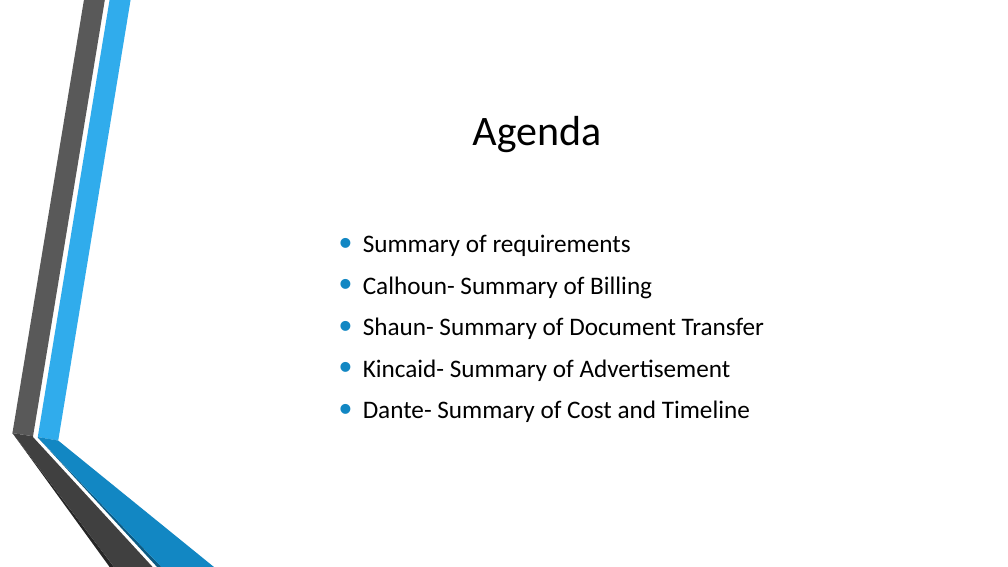
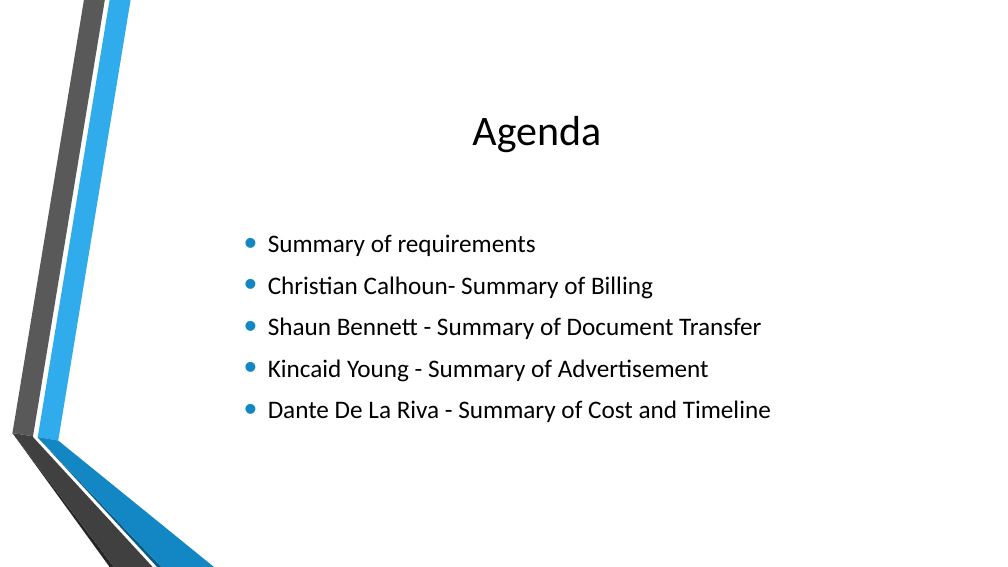
Before and after one commit to CalhounC357/4800_Tax_Boss, a slide deck: slide 5 of De La Riva, Bennett, Calhoun, Young; Tax_Boss.pptx. Drawn at 1008x567 pixels with LibreOffice and Linux fonts; fonts in the diff are those of the drawing; background and template pictures are left out. Boxes give left, top, right and bottom in pixels: in the first picture for what was removed or moved away, otherwise in the second. Text is boxed around its words. In the diff, an @@ line names an element or a change of style, - is before the commit and + after.

Commit message:
made changes

```diff
--- a/De La Riva, Bennett, Calhoun, Young; Tax_Boss.pptx
+++ b/De La Riva, Bennett, Calhoun, Young; Tax_Boss.pptx
@@ text "Summary of requirements": place and size @@
-text "Summary of requirements" at box(363, 234, 764, 422)
+text "Summary of requirements" at box(268, 234, 771, 422)
@@ text at box(268, 276, 771, 422): text changed @@
-• Calhoun- Summary of Billing
-• Shaun- Summary of Document Transfer
-• Kincaid- Summary of Advertisement
-• Dante- Summary of Cost and Timeline
+• Christian Calhoun- Summary of Billing
+• Shaun Bennett - Summary of Document Transfer
+• Kincaid Young - Summary of Advertisement
+• Dante De La Riva - Summary of Cost and Timeline
```
Also in this commit, not shown: 2 slides added, 2 slides removed.
